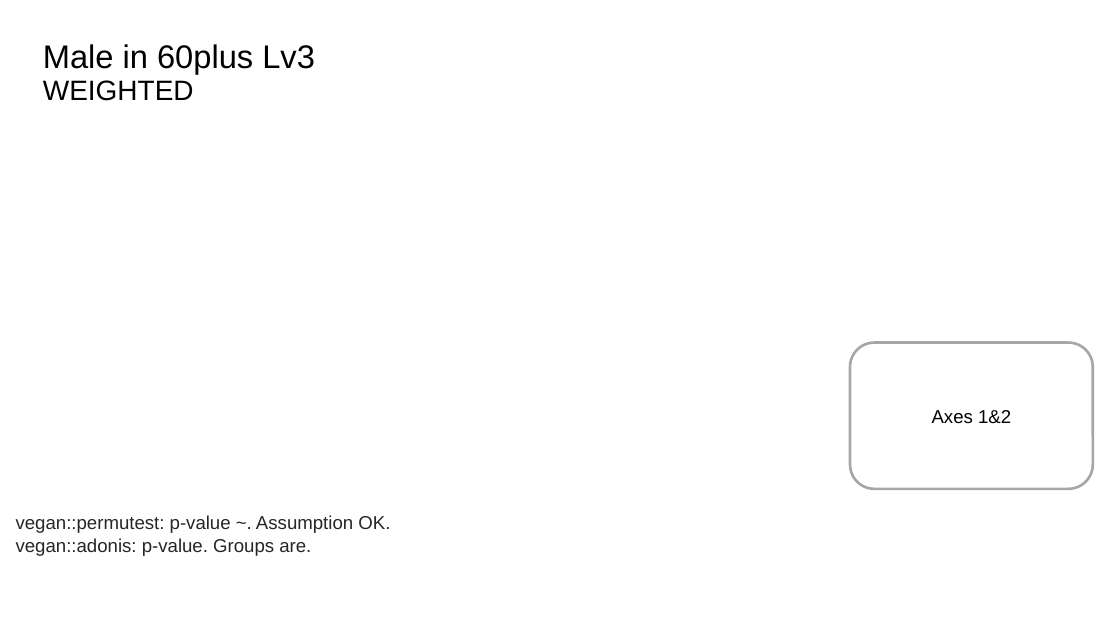
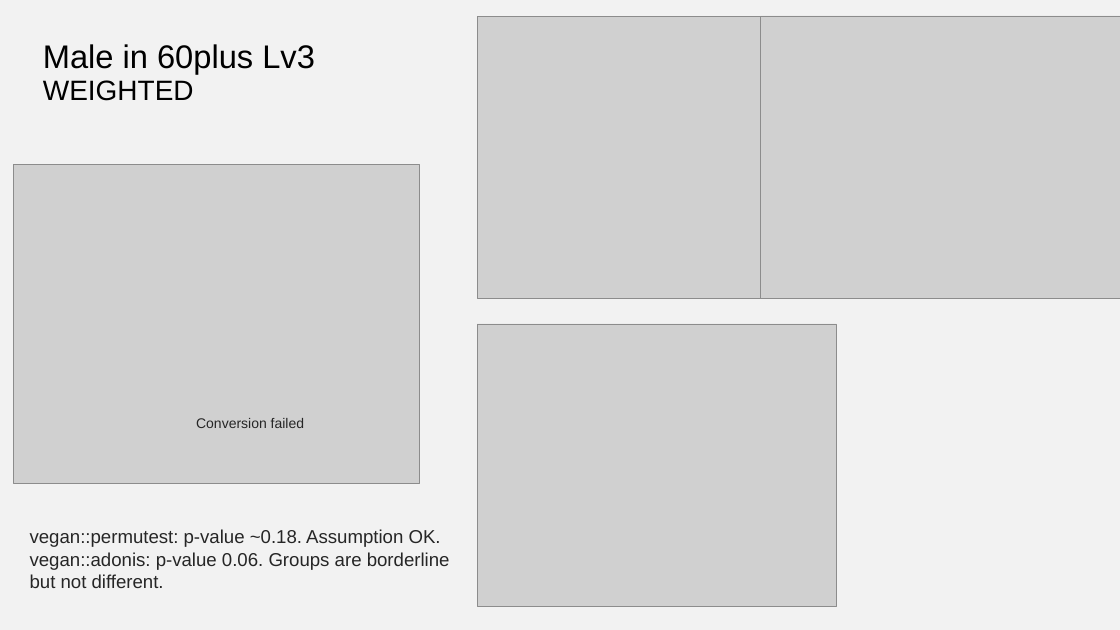
Before and after one commit to computational-nutrition-lab/dietary_patterns, a slide deck: slide 22 of eg_data/NHANES/Laboratory_data/Ordination/Ordination summary.pptx (slide 23 before the commit). Drawn at 1120x630 pixels with LibreOffice and Linux fonts; fonts in the diff are those of the drawing; grey boxes stand for pictures. Boxes give left, top, right and bottom in pixels: in the first picture for what was removed or moved away, otherwise in the second. Text is boxed around its words. In the diff, an @@ line names an element or a change of style, - is before the commit and + after.

```diff
--- a/eg_data/NHANES/Laboratory_data/Ordination/Ordination summary.pptx
+++ b/eg_data/NHANES/Laboratory_data/Ordination/Ordination summary.pptx
@@ background #FFFFFF to #F2F2F2 @@
@@ picture added at [477, 16, 837, 298] @@
@@ picture added at [760, 16, 1120, 298] @@
@@ picture added at [13, 165, 419, 484] @@
@@ picture added at [477, 324, 837, 607] @@
@@ rounded rectangle removed at [850, 343, 1093, 489] @@
-Axes 1&2
@@ text added at [196, 418, 304, 428], 12 pt, text #262626 @@
+Conversion failed
@@ text at [30, 529, 450, 588]: text changed @@
-vegan::permutest: p-value ~. Assumption OK.
-vegan::adonis: p-value. Groups are.
+vegan::permutest: p-value ~0.18. Assumption OK.
+vegan::adonis: p-value 0.06. Groups are borderline but not different.
```
Also in this commit, not shown: 27 other slides changed, 1 slide added, 59 other files.
